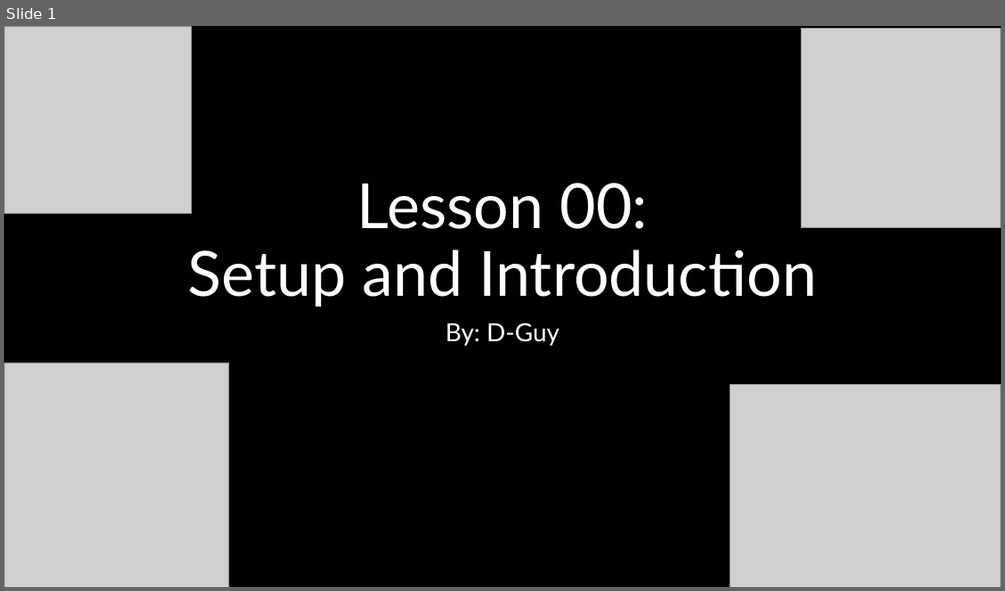
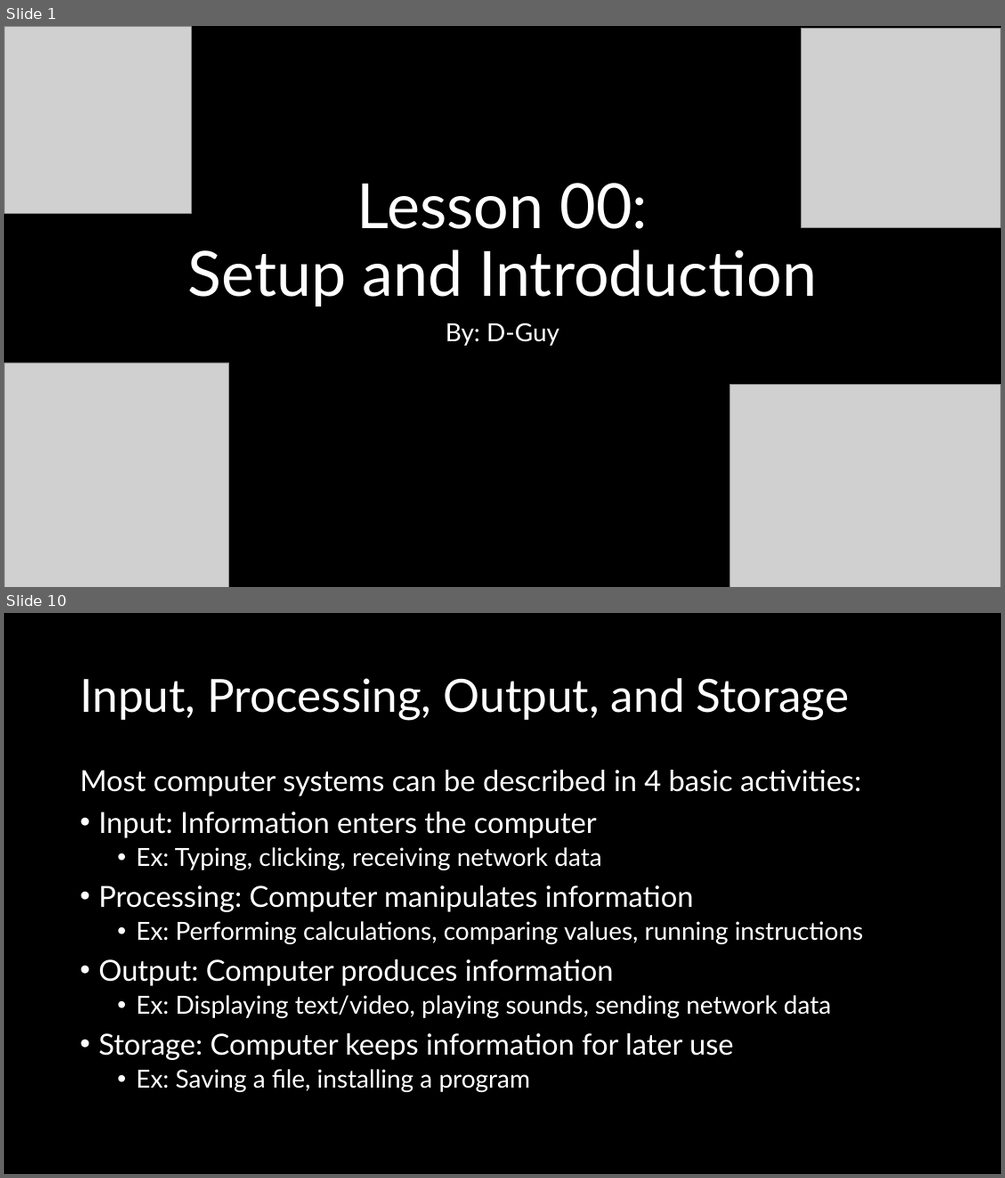
Before and after one commit to d-guh/computer-courses, a slide deck: lessons/00/lesson-00.pptx. Shown one above the other, each under a label of ours: slide 1 before the commit, slides 1 and 10 after it; the slides between them are not shown. The pictures are 1005x591 and 1005x1178 pixels, drawn with LibreOffice and Linux fonts; fonts in the diff are those of the drawing; grey boxes stand for pictures; background and template pictures are left out. Boxes give left, top, right and bottom in pixels: in the first picture for what was removed or moved away, otherwise in the second. Text is boxed around its words. In the diff, an @@ line names an element or a change of style, - is before the commit and + after.

```diff
--- a/lessons/00/lesson-00.pptx
+++ b/lessons/00/lesson-00.pptx
@@ slide 10 added at box(4, 613, 1001, 1174), background #000000 @@
@@ title added at box(80, 678, 849, 720), 44 pt, text #FFFFFF @@
+Input, Processing, Output, and Storage
@@ text added at box(80, 770, 864, 1092), 28 pt, text #FFFFFF @@
+Most computer systems can be described in 4 basic activities:
+• Input: Information enters the computer
+  • Ex: Typing, clicking, receiving network data
+• Processing: Computer manipulates information
+  • Ex: Performing calculations, comparing values, running instructions
+• Output: Computer produces information
+  • Ex: Displaying text/video, playing sounds, sending network data
+• Storage: Computer keeps information for later use
+  • Ex: Saving a file, installing a program
```
Also in this commit, not shown: 22 other slides added, 1 slide removed, 1 other file.
